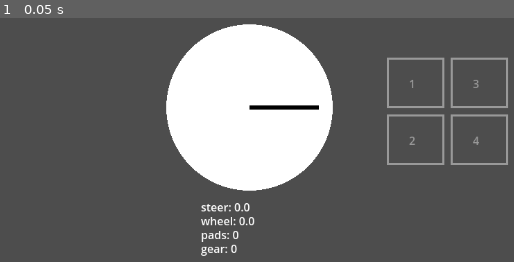
Above: before the commit, frame 1.
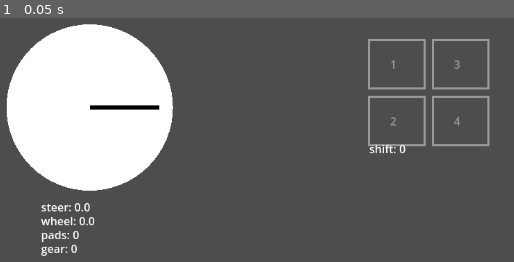
Above: after the commit, the same moment.

Repository: Nickdev8/TouchDrive
Game: Godot game, scene res://Main.tscn
Same seed, same stepped clock (60 frames per second), same inputs: the game is played once before the commit and once after it.
Inputs:
- Up to frame 1 (0.05 s): no input

The runs differ from the first frame. In frame 1, 39% of the frame differs, in the area x 1-99%, y 2-98%.

Commit message:
Add touchpad steering and shifter prototype

Diff:
--- a/touchpadviewer/Main.gd
+++ b/touchpadviewer/Main.gd
@@ -58,7 +58,8 @@
 
 func _draw():
 	# Draw a simple steering wheel driven by the joystick axis
-	var center = get_viewport_rect().size * 0.5
+	var view_size = get_viewport_rect().size
+	var center = Vector2(view_size.x * 0.3, view_size.y * 0.5)
 	var radius = 120.0
 	draw_circle(center, radius, Color.WHITE)
 	var hand = Vector2.RIGHT.rotated(wheel_angle) * (radius - 20.0)
@@ -66,10 +67,12 @@
 	draw_string(font, center + Vector2(-70, radius + 30), "steer: " + str(steer), HORIZONTAL_ALIGNMENT_LEFT, -1, 16, Color.WHITE)
 	draw_string(font, center + Vector2(-70, radius + 50), "wheel: " + str(wheel_angle), HORIZONTAL_ALIGNMENT_LEFT, -1, 16, Color.WHITE)
 	draw_string(font, center + Vector2(-70, radius + 70), "pads: " + str(Input.get_connected_joypads().size()), HORIZONTAL_ALIGNMENT_LEFT, -1, 16, Color.WHITE)
-	draw_string(font, center + Vector2(-70, radius + 90), "gear: " + str(gear), HORIZONTAL_ALIGNMENT_LEFT, -1, 16, Color.WHITE)
+	var gear_label = "R" if gear < 0 else str(gear)
+	var gear_color = Color(1, 0.2, 0.2) if gear < 0 else Color.WHITE
+	draw_string(font, center + Vector2(-70, radius + 90), "gear: " + gear_label, HORIZONTAL_ALIGNMENT_LEFT, -1, 16, gear_color)
 
 	# Draw a simple 2x2 shifter grid on the right side
-	var shifter_origin = center + Vector2(200, -70)
+	var shifter_origin = Vector2(view_size.x * 0.65, view_size.y * 0.35)
 	var box = Vector2(80, 70)
 	for row in range(2):
 		for col in range(2):
@@ -79,7 +82,13 @@
 			draw_rect(Rect2(pos, box), color, false, 3.0)
 			draw_string(font, pos + Vector2(30, 42), str(idx), HORIZONTAL_ALIGNMENT_LEFT, -1, 16, color)
 
+	var shifter_label = "R" if gear < 0 else str(gear)
+	var shifter_color = Color(1, 0.2, 0.2) if gear < 0 else Color.WHITE
+	draw_string(font, shifter_origin + Vector2(0, box.y * 2 + 24), "shift: " + shifter_label, HORIZONTAL_ALIGNMENT_LEFT, -1, 16, shifter_color)
+
 func _read_gear(pad_id):
+	if Input.is_joy_button_pressed(pad_id, JOY_BUTTON_BACK):
+		return -1
 	if Input.is_joy_button_pressed(pad_id, JOY_BUTTON_A):
 		return 1
 	if Input.is_joy_button_pressed(pad_id, JOY_BUTTON_B):
@@ -88,10 +97,6 @@
 		return 3
 	if Input.is_joy_button_pressed(pad_id, JOY_BUTTON_Y):
 		return 4
-	if Input.is_joy_button_pressed(pad_id, JOY_BUTTON_LEFT_SHOULDER):
-		return 5
-	if Input.is_joy_button_pressed(pad_id, JOY_BUTTON_RIGHT_SHOULDER):
-		return 6
 	return 0
 
 @export var steer_delta_scale := 0.1
Not shown, added: AGENTS.md
Not shown, changed: touchpadviewer/touchpad_joy_bridge.py
